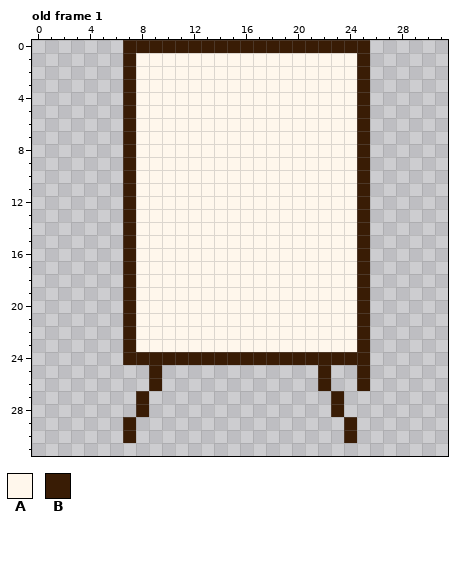
File history of a pixel-art file, ase/items/easel.ase. The picture above is the old version.
32x32 pixels, 1 frame. Shown: old frame 1. The commit also changed other frames, which this record leaves out.
Palette (. is transparent): A #fff7ec  B #391c05
Pixels before, old frame 1, first column x 7:
 0 BBBBBBBBBBBBBBBBBBB
 1 BAAAAAAAAAAAAAAAAAB
 2 BAAAAAAAAAAAAAAAAAB
 3 BAAAAAAAAAAAAAAAAAB
 4 BAAAAAAAAAAAAAAAAAB
 5 BAAAAAAAAAAAAAAAAAB
 6 BAAAAAAAAAAAAAAAAAB
 7 BAAAAAAAAAAAAAAAAAB
 8 BAAAAAAAAAAAAAAAAAB
 9 BAAAAAAAAAAAAAAAAAB
10 BAAAAAAAAAAAAAAAAAB
11 BAAAAAAAAAAAAAAAAAB
12 BAAAAAAAAAAAAAAAAAB
13 BAAAAAAAAAAAAAAAAAB
14 BAAAAAAAAAAAAAAAAAB
15 BAAAAAAAAAAAAAAAAAB
16 BAAAAAAAAAAAAAAAAAB
17 BAAAAAAAAAAAAAAAAAB
18 BAAAAAAAAAAAAAAAAAB
19 BAAAAAAAAAAAAAAAAAB
20 BAAAAAAAAAAAAAAAAAB
21 BAAAAAAAAAAAAAAAAAB
22 BAAAAAAAAAAAAAAAAAB
23 BAAAAAAAAAAAAAAAAAB
24 BBBBBBBBBBBBBBBBBBB
25 ..B............B..B
26 ..B............B..B
27 .B..............B..
28 .B..............B..
29 B................B.
30 B................B.
New version:
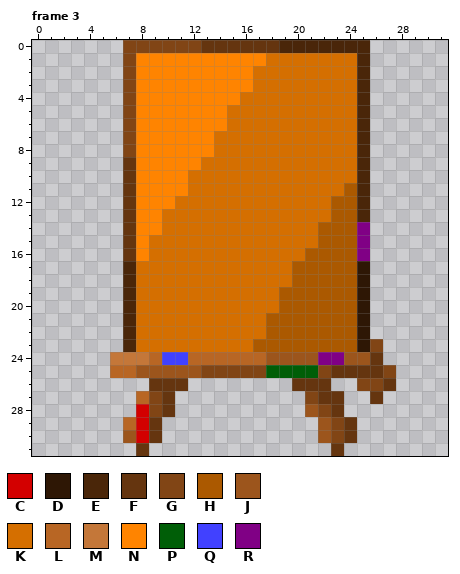
Colours new in this view: C #d30000  D #2e1705  E #4a2609  F #65350f  G #814515  H #ab5900  J #9c551c  K #d56f00  L #b86624  M #c47739  N #ff8400  P #005e07  Q #4141ff  R #800085
A new or re-ordered frame is compared with the old frame closest to it.
Change:
frames 1 -> 8
Changed rows in their new state; - is an unchanged pixel.
Frame 3 is new; against old frame 1:
first column x 6:
 0 -GGGGGGFFFFFFEEEEEEE--
 1 -GNNNNNNNNNNKKKKKKKE--
 2 -GNNNNNNNNNKKKKKKKKE--
 3 -GNNNNNNNNNKKKKKKKKE--
 4 -GNNNNNNNNKKKKKKKKKE--
 5 -GNNNNNNNKKKKKKKKKKE--
 6 -GNNNNNNNKKKKKKKKKKE--
 7 -GNNNNNNKKKKKKKKKKKE--
 8 -GNNNNNNKKKKKKKKKKKE--
 9 -FNNNNNKKKKKKKKKKKKE--
10 -FNNNNKKKKKKKKKKKKKE--
11 -FNNNNKKKKKKKKKKKKHE--
12 -FNNNKKKKKKKKKKKKHHE--
13 -FNNKKKKKKKKKKKKKHHE--
14 -FNNKKKKKKKKKKKKHHHR--
15 -FNKKKKKKKKKKKKKHHHR--
16 -FNKKKKKKKKKKKKHHHHR--
17 -EKKKKKKKKKKKKHHHHHD--
18 -EKKKKKKKKKKKKHHHHHD--
19 -EKKKKKKKKKKKHHHHHHD--
20 -EKKKKKKKKKKKHHHHHHD--
21 -EKKKKKKKKKKHHHHHHHD--
22 -EKKKKKKKKKKHHHHHHHD--
23 -EKKKKKKKKKHHHHHHHHDG-
24 MMMLQQLLLLLLJJJJRRJJF-
25 LLJJJJJGGGGGPPPPGFFFFG
26 ---FFF--------FFF--GGF
27 --LGF----------GFF--F-
28 --CGF----------JGF----
29 -LCF------------JGF---
30 -JCF------------JGF---
31 --F--------------F----
Pixel boxes of the changes (left, top, right, bottom) in both pictures:
changed: (110, 40, 396, 456)
